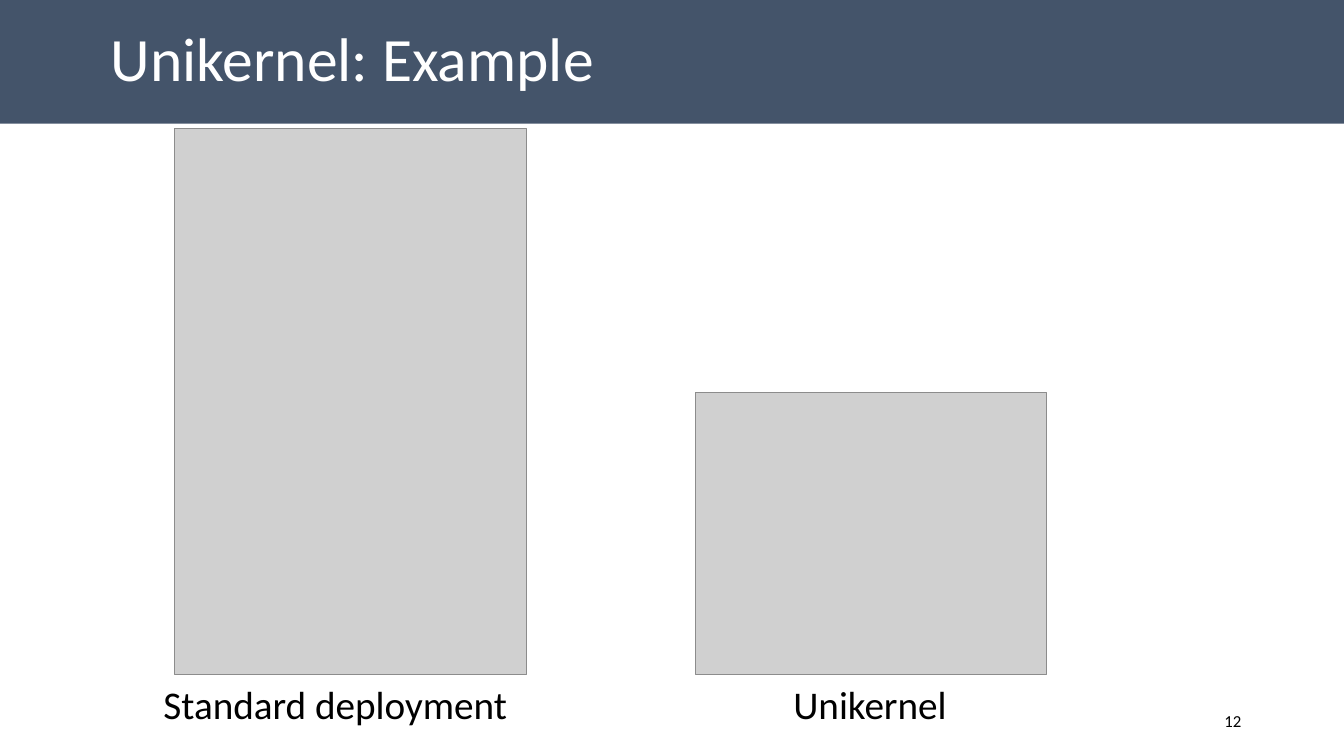
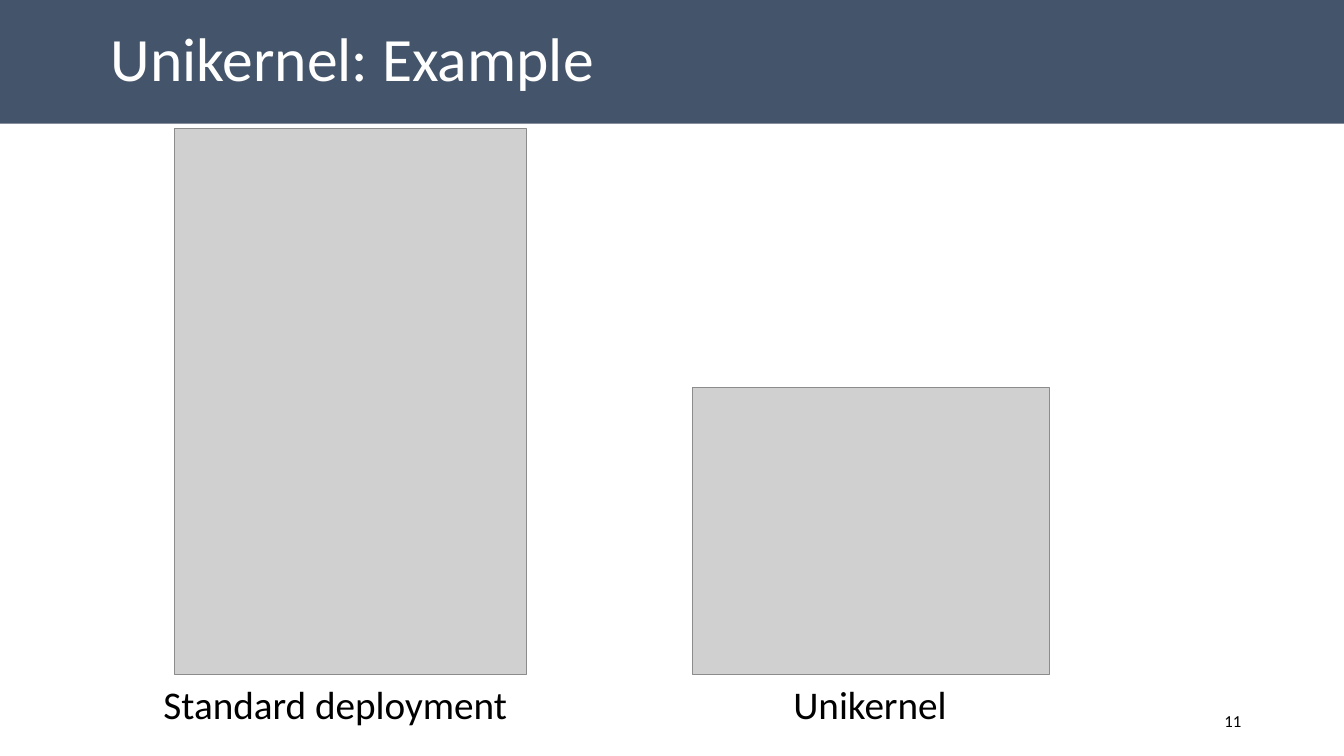
Before and after one commit to aghosn/CandidacyPresentation, a slide deck: slide 11 of CE_presentation.pptx (slide 12 before the commit). Drawn at 1344x756 pixels with LibreOffice and Linux fonts; fonts in the diff are those of the drawing; grey boxes stand for pictures. Boxes give left, top, right and bottom in pixels: in the first picture for what was removed or moved away, otherwise in the second. Text is boxed around its words. In the diff, an @@ line names an element or a change of style, - is before the commit and + after.

```diff
--- a/CE_presentation.pptx
+++ b/CE_presentation.pptx
@@ picture: place and size @@
-picture at (696,392,1047,675)
+picture at (693,387,1050,675)
@@ page number at (1224,716,1241,727): text changed @@
-12
+11
```
Also in this commit, not shown: 5 other slides changed, 2 other files.
